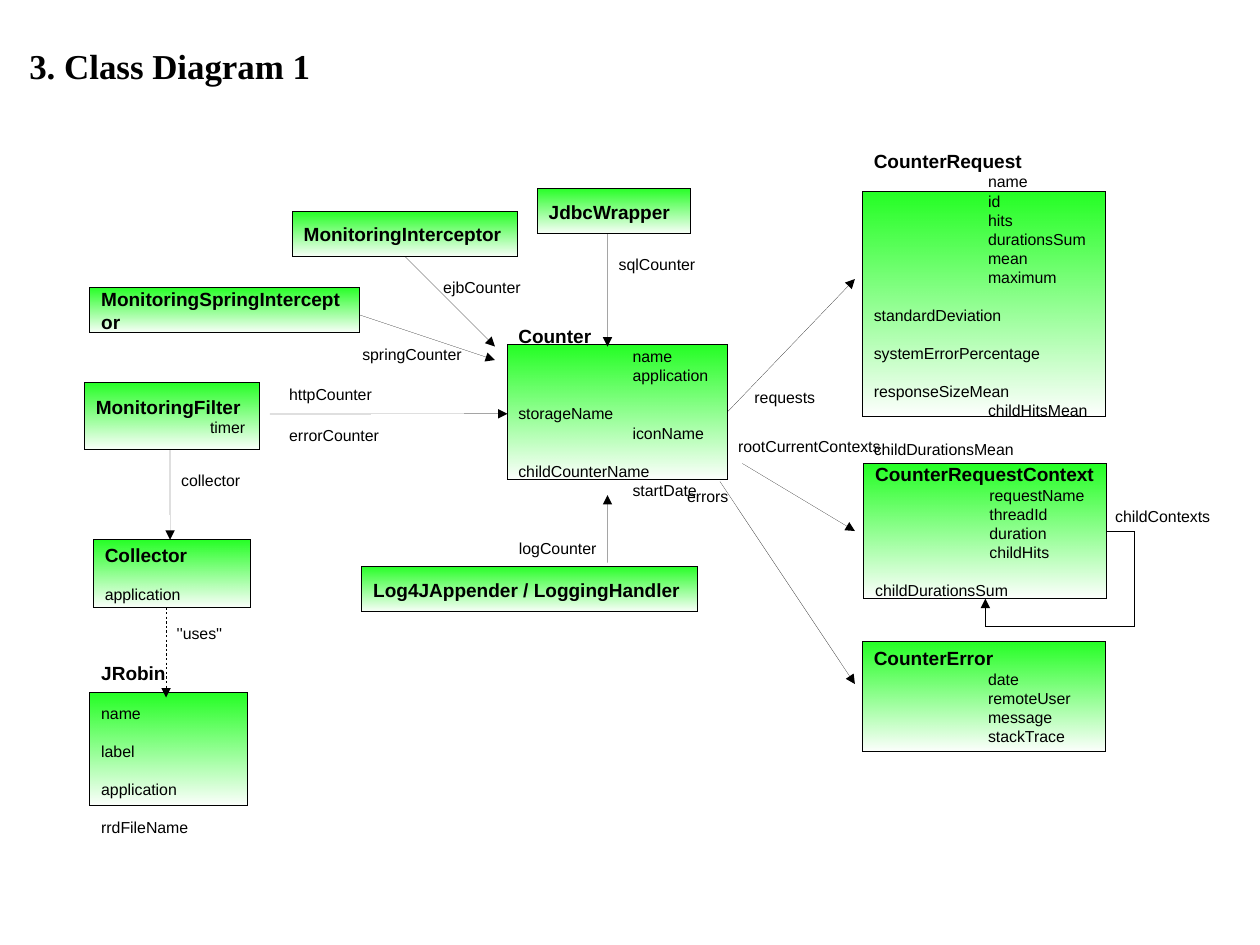
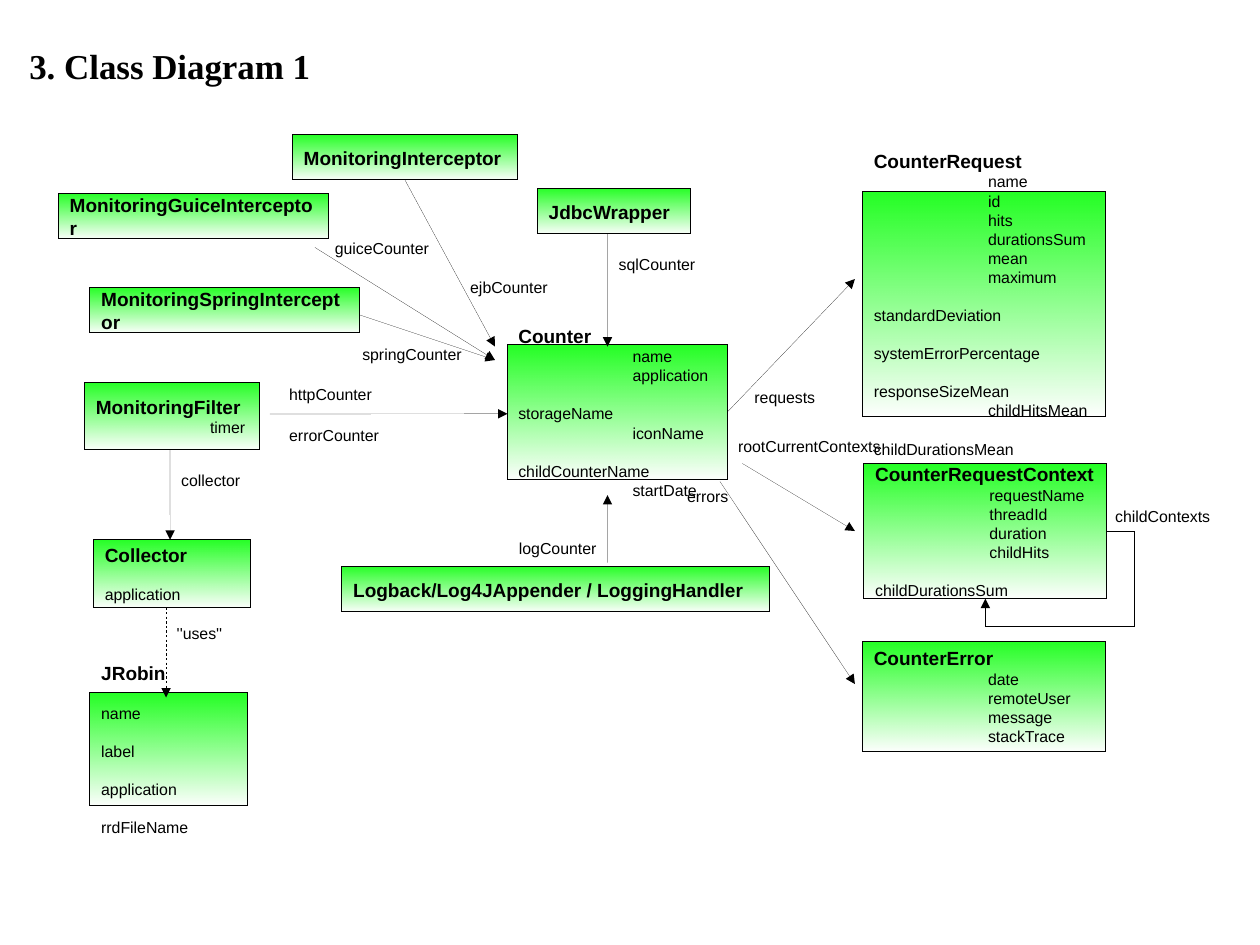
Before and after one commit to saschagrebe/javamelody, a slide deck: slide 3 of javamelody-core/src/site/resources/Map.odp. Drawn at 1260x945 pixels with LibreOffice and Linux fonts; fonts in the diff are those of the drawing. Boxes give left, top, right and bottom in pixels: in the first picture for what was removed or moved away, otherwise in the second. Text is boxed around its words. In the diff, an @@ line names an element or a change of style, - is before the commit and + after.

Commit message:
ajout doc pour guice

```diff
--- a/javamelody-core/src/site/resources/Map.odp
+++ b/javamelody-core/src/site/resources/Map.odp
@@ rectangle "MonitoringInterceptor": place and size @@
-rectangle "MonitoringInterceptor" at <box>293,212,518,256</box>
+rectangle "MonitoringInterceptor" at <box>293,135,518,180</box>
@@ rectangle added at <box>58,193,328,238</box>, fill gradient #23FF23, outline #000000 0 pt, 12 pt, text #000000, bold @@
+MonitoringGuiceInterceptor
@@ arrow moved from (405, 256) - (495, 346) to (405, 180) - (495, 346) @@
@@ arrow added from (316, 248) to (495, 360), #000000 0 pt @@
@@ text added at <box>335,242,429,258</box>, 10 pt, text #000000 @@
+guiceCounter
@@ text "ejbCounter": place and size @@
-text "ejbCounter" at <box>443,281,520,297</box>
+text "ejbCounter" at <box>470,281,547,297</box>
@@ rectangle "Logback/Log4JAppender / LoggingHandler": place and size @@
-rectangle "Logback/Log4JAppender / LoggingHandler" at <box>362,567,699,612</box>
+rectangle "Logback/Log4JAppender / LoggingHandler" at <box>342,567,769,612</box>
@@ text in rectangle at <box>353,583,743,601</box>: text changed @@
-Log4JAppender / LoggingHandler
+Logback/Log4JAppender / LoggingHandler
```
Also in this commit, not shown: 2 other slides changed, 3 other files.
